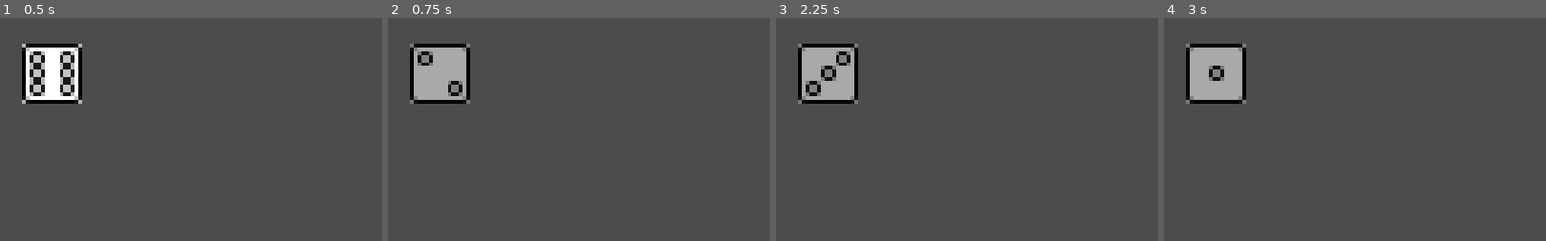
Above: before the commit, frames 1-4 (left to right).
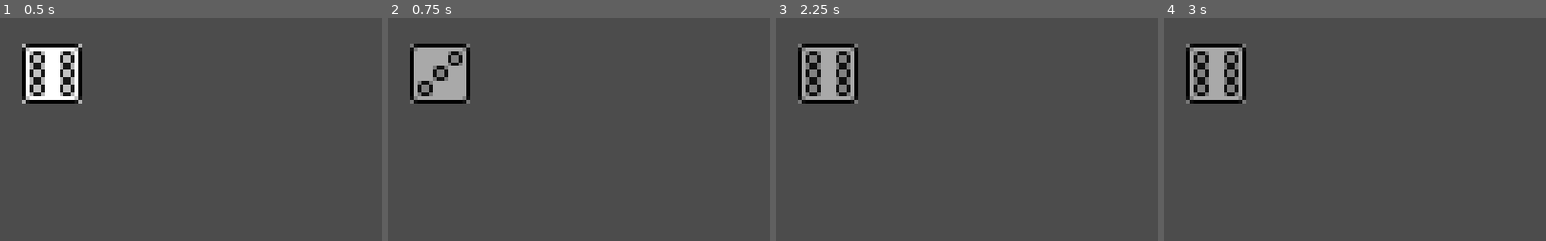
Above: after the commit, the same moments.

Repository: Rirdeg/Yahzee
Game: Godot game, scene res://Scenes/Probability_tester.tscn
Same seed, same stepped clock (60 frames per second), same inputs: the game is played once before the commit and once after it. The project has no main scene, so this scene is started directly.
Inputs (mouse positions are % of the whole screen's width and height, from its top left):
- Up to frame 1 (0.5 s): no input
- Up to frame 2 (0.75 s): tap Enter (ui_accept) at 0.5 s; move the mouse to (7, 12) at 0.52 s; hold Enter (ui_accept) from 0.53 s (still down); click (7, 12) at 0.67 s
- Up to frame 3 (2.25 s): move the mouse to (30, 55) at 1.27 s; release Enter (ui_accept) at 1.28 s; tap Enter (ui_accept) at 1.35, 1.52, 1.82, 2 s; click (30, 55) at 1.42 s; move the mouse to (60, 28) at 2.02 s; hold Enter (ui_accept) from 2.03 s (still down); click (60, 28) at 2.17 s
- Up to frame 4 (3 s): move the mouse to (45, 70) at 2.77 s; release Enter (ui_accept) at 2.78 s; tap Enter (ui_accept) at 2.85 s; click (45, 70) at 2.92 s
The pictures show only the part of the screen within x 0-50%, y 0-50%; the shares and areas given below are measured in that part.

Frame 1 is identical in both runs. In frame 2, 1.3% of the frame differs, in the area x 7-20%, y 14-36%; in frame 3, 1.3%; in frame 4, 1.8%.

Commit message:
further reset functionality

Diff:
--- a/Probability_tester.gd
+++ b/Probability_tester.gd
@@ -1,17 +1,17 @@
 extends Node2D
 
 onready var die = $Die
+var test_amount = 100000
 
-func _process(delta):
-	if Input.is_action_just_pressed("ui_accept"):
+func _input(event):
+	if event.is_action_pressed("ui_accept"):
 		test_die()
-
 
 func test_die():
 	var i = 0
 	var results = [0,0,0,0,0,0]
 
-	while i < 100000:
+	while i < test_amount:
 		die.roll()
 
 		results[die.value - 1] = results[die.value -1] + 1
--- a/Scenes/Board.gd
+++ b/Scenes/Board.gd
@@ -36,8 +36,13 @@
 	rolls_remaining = 3
 	results = [0,0,0,0,0]
 #	$Scoreboard.update_scoreboard(results)
+	$Scoreboard.reset_labels()
 	$CanvasLayer/Button.disabled = false
 	$CanvasLayer/Label.text = str(3)
+	#RESET HELD DICE
+	for i in dice:
+		if i.held:
+			i.hold_die()
 
 
 func _on_Button_pressed():
--- a/Scenes/Scoreboard.gd
+++ b/Scenes/Scoreboard.gd
@@ -7,10 +7,30 @@
 onready var fours = $HBoxContainer/P1/FoursP1
 onready var fives = $HBoxContainer/P1/FivesP1
 onready var sixes = $HBoxContainer/P1/SixesP1
+onready var bonus = $HBoxContainer/P1/BonusP1
+onready var chance = $HBoxContainer/P1/ChanceP1
 onready var three_of_a_kind = $HBoxContainer/P1/ThreeOfAKindP1
 onready var four_of_a_kind = $HBoxContainer/P1/FourOfAKindP1
 onready var sm_straight = $HBoxContainer/P1/SmallStraightP1
 onready var lg_straight = $HBoxContainer/P1/LargeStraightP1
+onready var yahzee = $HBoxContainer/P1/YahzeeP1
+
+var labels = []
+
+func _ready():
+	labels.append(ones)
+	labels.append(twos)
+	labels.append(threes)
+	labels.append(fours)
+	labels.append(fives)
+	labels.append(sixes)
+	labels.append(bonus)
+	labels.append(chance)
+	labels.append(three_of_a_kind)
+	labels.append(four_of_a_kind)
+	labels.append(sm_straight)
+	labels.append(lg_straight)
+	labels.append(yahzee)
 
 func update_scoreboard(results):
 	#We'll sort the results to make it easier to calculate some of the scores
@@ -144,3 +164,8 @@
 			break
 		else:
 			$HBoxContainer/P1/YahzeeP1.text = str(0)
+
+
+func reset_labels():
+	for i in labels:
+		i.text = "0"
